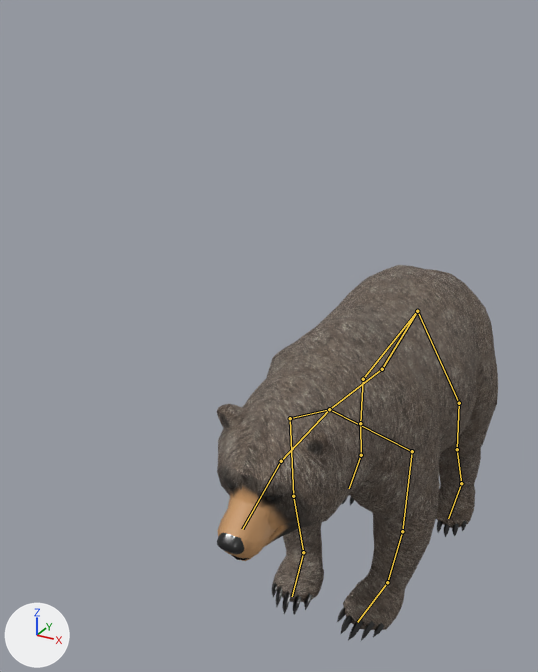
Before and after pictures for a commit that changed the Blender file model/bear/bear.blend.
Camera for both pictures: a 50 mm lens placed at (3.27, -9.14, 8.02), pointed at (-1.56, -0.36, 3.63). Arrows for +X, +Y and +Z are at lower left; the lights stay in place. The bones that bend it are drawn over the model as lines.

The first picture shows 'uploads_files_147354_bear(7)'.
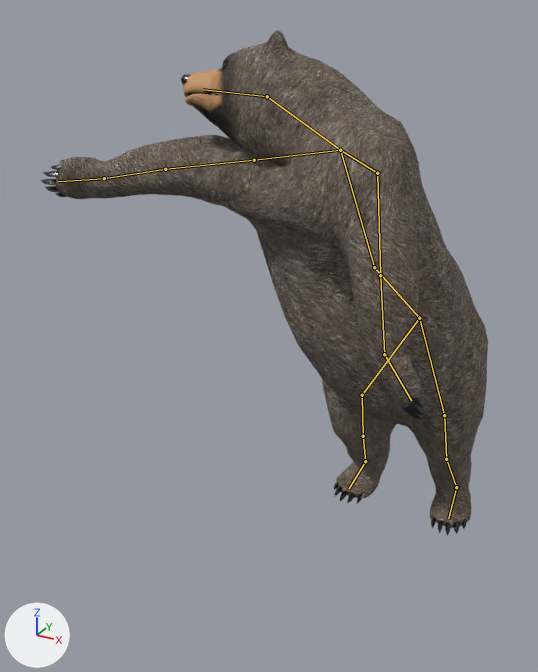
The newer file adds an action. The first version stands in its rest pose; the second is drawn at frame 24 of the action 'double_slap'.

What differs and where, as boxes [x1, y1, x2, y2] in the pictures (538 x 672 px):
'uploads_files_147354_bear(7)', posed (59% wider, 34% taller): before [217, 265, 498, 641]; after [41, 30, 488, 536]
bone 'Bone', root to tip: before (417, 311) to (382, 369); after (419, 318) to (374, 267)
bone 'Bone.001', root to tip: before (382, 369) to (329, 409); after (374, 267) to (340, 150)
bone 'Bone.002', root to tip: before (329, 409) to (281, 461); after (340, 150) to (267, 96)
bone 'Bone.003', root to tip: before (281, 461) to (242, 529); after (267, 96) to (203, 89)
bone 'Bone.004', root to tip: before (329, 409) to (412, 451); after (340, 150) to (377, 173)
bone 'Bone.005', root to tip: before (412, 451) to (402, 531); after (377, 173) to (380, 275)
bone 'Bone.010', root to tip: before (402, 531) to (387, 582); after (380, 275) to (384, 354)
bone 'Bone.006', root to tip: before (387, 582) to (357, 622); after (384, 354) to (411, 400)
bone 'Bone.012', root to tip: before (329, 409) to (290, 418); after (340, 150) to (254, 160)
bone 'Bone.013', root to tip: before (290, 418) to (293, 496); after (254, 160) to (165, 169)
bone 'Bone.018', root to tip: before (293, 496) to (303, 552); after (165, 169) to (104, 178)
bone 'Bone.014', root to tip: before (303, 552) to (292, 596); after (104, 178) to (58, 181)
bone 'Bone.007', root to tip: before (417, 311) to (459, 403); after (419, 318) to (444, 415)
bone 'Bone.008', root to tip: before (459, 403) to (457, 449); after (444, 415) to (446, 459)
bone 'Bone.009', root to tip: before (461, 483) to (448, 518); after (456, 487) to (448, 518)
bone 'Bone.015', root to tip: before (417, 311) to (363, 379); after (419, 318) to (362, 395)
bone 'Bone.016', root to tip: before (363, 379) to (360, 423); after (362, 395) to (363, 436)
bone 'Bone.017', root to tip: before (361, 455) to (349, 488); after (365, 461) to (349, 488)

The change in detail:
Bone 'Bone' (bone_bone) moves from (0.0, 0.0, 0.0) to (-0.07, -0.33, 0.38).
Bone 'Bone' (bone_bone) turns from (0, 0, 0) to (-59, 10, 18) degrees about its own x, y and z.
Bone 'Bone.001' (bone_bone_001) turns from (0, 0, 0) to (-7, -12, 6) degrees about its own x, y and z.
Bone 'Bone.002' (bone_bone_002) turns from (0, 0, 0) to (18, -13, 27) degrees about its own x, y and z.
Bone 'Bone.003' (bone_bone_003) turns from (0, 0, 0) to (7, 0, 4) degrees about its own x, y and z.
Bone 'Bone.004' (bone_bone_004) turns from (0, 0, 0) to (-15, -1, -33) degrees about its own x, y and z.
Bone 'Bone.005' (bone_bone_005) turns from (0, 0, 0) to (53, -21, -9) degrees about its own x, y and z.
Bone 'Bone.010' (bone_bone_010) turns from (0, 0, 0) to (25, 10, 15) degrees about its own x, y and z.
Bone 'Bone.006' (bone_bone_006) turns from (0, 0, 0) to (98, 0, 0) degrees about its own x, y and z.
Bone 'Bone.012' (bone_bone_012) turns from (0, 0, 0) to (-39, 8, 13) degrees about its own x, y and z.
Bone 'Bone.013' (bone_bone_013) turns from (0, 0, 0) to (79, -69, -43) degrees about its own x, y and z.
Bone 'Bone.018' (bone_bone_018) turns from (0, 0, 0) to (8, -1, 0) degrees about its own x, y and z.
Bone 'Bone.014' (bone_bone_014) turns from (0, 0, 0) to (73, 0, 0) degrees about its own x, y and z.
Bone 'Bone.007' (bone_bone_007) moves from (0.0, 0.0, 0.0) to (0.21, 0.18, -0.43).
Bone 'Bone.007' (bone_bone_007) turns from (0, 0, 0) to (28, -17, -4) degrees about its own x, y and z.
Bone 'Bone.008' (bone_bone_008) turns from (0, 0, 0) to (-40, 0, 0) degrees about its own x, y and z.
Bone 'Bone.009' (bone_bone_009) turns from (0, 0, 0) to (41, 2, 4) degrees about its own x, y and z.
Bone 'Bone.015' (bone_bone_015) moves from (0.0, 0.0, 0.0) to (-0.07, 0.26, -0.43).
Bone 'Bone.015' (bone_bone_015) turns from (0, 0, 0) to (23, 14, 3) degrees about its own x, y and z.
Bone 'Bone.016' (bone_bone_016) turns from (0, 0, 0) to (-34, 0, 0) degrees about its own x, y and z.
Bone 'Bone.017' (bone_bone_017) turns from (0, 0, 0) to (41, -3, -4) degrees about its own x, y and z.
